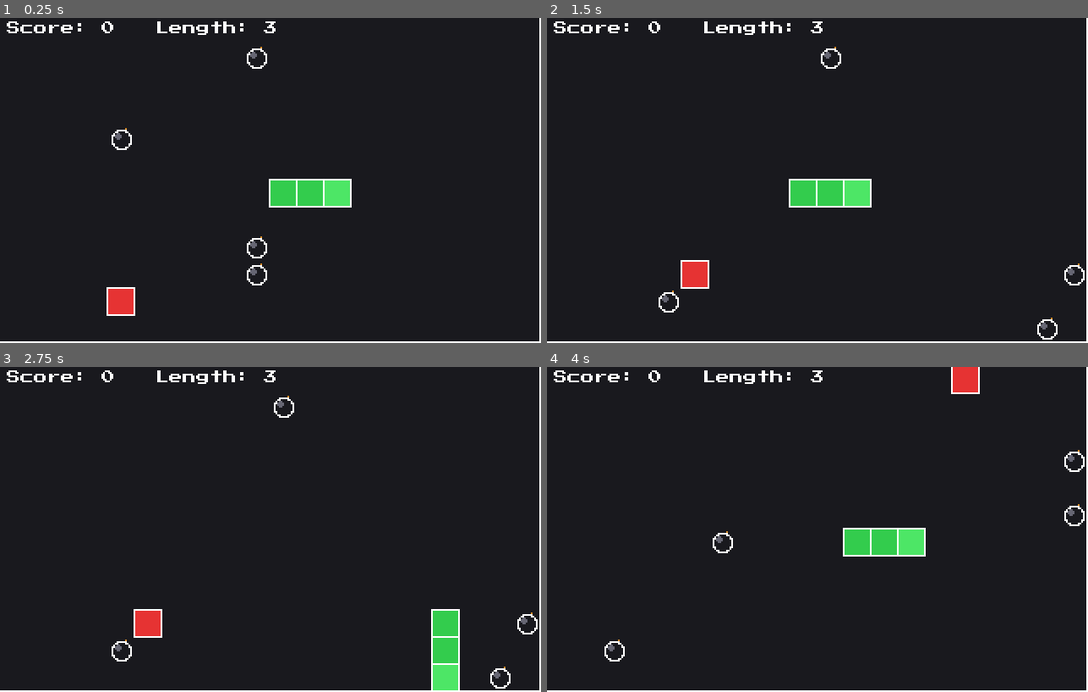
Above: before the commit, frames 1-4 (two rows, left to right).
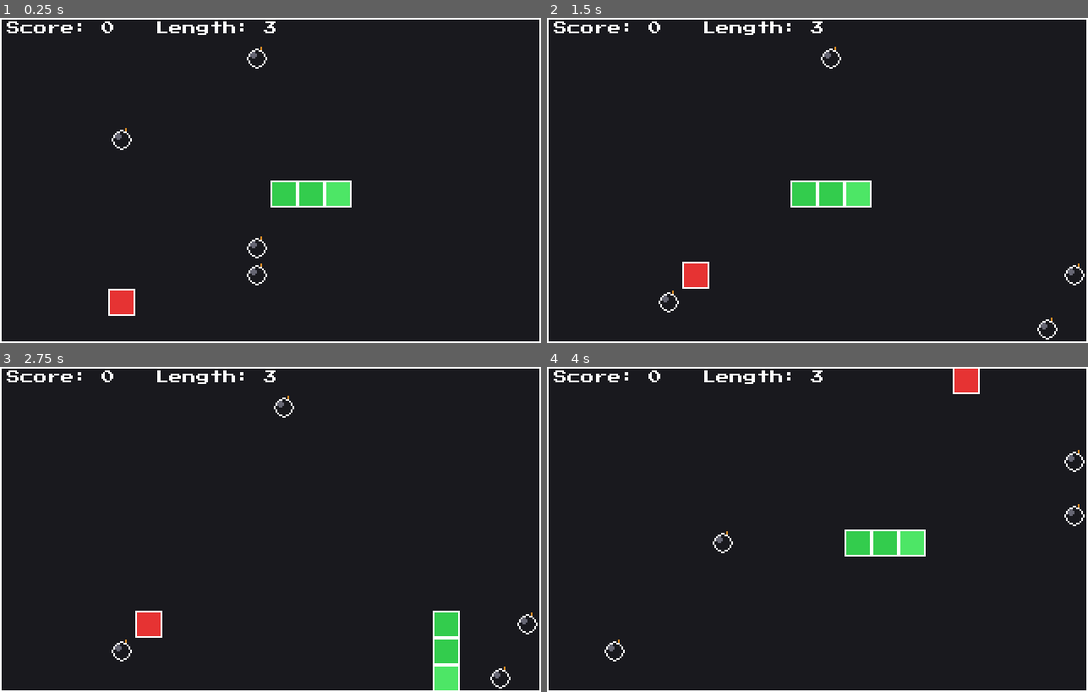
Above: after the commit, the same moments.

Repository: Tassnaz/vibe-code-test
Game: Godot game, scene res://scenes/Game.tscn
Same seed, same stepped clock (60 frames per second), same inputs: the game is played once before the commit and once after it.
Inputs:
- Up to frame 1 (0.25 s): no input
- Up to frame 2 (1.5 s): hold Right (ui_right) 0.53-1.25 s; click "Restart" at 1.25 s
- Up to frame 3 (2.75 s): hold Down (ui_down) from 2.03 s (still down)
- Up to frame 4 (4 s): release Down (ui_down) at 2.78 s; hold Right (ui_right) 2.78-3.5 s; click "Restart" at 3.5 s

The runs differ from the first frame. In frame 1, 1.4% of the frame differs, in the area x 0-100%, y 0-100%; in frame 2, 1.4%; in frame 3, 1.4%; in frame 4, 1.4%.

Commit message:
Fix outlines being clipped on the top/left edges
draw_rect's unfilled stroke is centered on the rect boundary, so any
rect sitting at the canvas origin (the board border, and any snake
segment/food in row/column 0) had half its top and left stroke
rasterized off-screen while the bottom/right half stayed visible.
Insetting every outline rect (and the bomb ring) by half the stroke
width keeps the whole stroke on-screen on all four sides.

Co-Authored-By: Claude Sonnet 5 <noreply@anthropic.com>

Diff:
--- a/scripts/game.gd
+++ b/scripts/game.gd
@@ -241,28 +241,37 @@
 
 	queue_redraw()
 
+# A stroke centered exactly on a rect drawn at the canvas origin gets half its width
+# clipped off-screen on the top/left, while the bottom/right edges stay fully visible.
+# Insetting the stroke rect by half the width keeps it entirely on-screen on all sides.
+func _draw_outlined_rect(rect: Rect2) -> void:
+	var inset := OUTLINE_WIDTH * 0.5
+	var outline_rect := Rect2(rect.position + Vector2(inset, inset), rect.size - Vector2(OUTLINE_WIDTH, OUTLINE_WIDTH))
+	draw_rect(outline_rect, OUTLINE_COLOR, false, OUTLINE_WIDTH)
+
 func _draw() -> void:
 	var board_rect := Rect2(Vector2.ZERO, Vector2(GRID_WIDTH, GRID_HEIGHT) * CELL_SIZE)
 	draw_rect(board_rect, BG_COLOR)
-	draw_rect(board_rect, OUTLINE_COLOR, false, OUTLINE_WIDTH)
+	_draw_outlined_rect(board_rect)
 
 	var food_color := BONUS_COLOR if food_is_bonus else FOOD_COLOR
 	var food_rect := Rect2(Vector2(food_pos) * CELL_SIZE, Vector2(CELL_SIZE, CELL_SIZE))
 	draw_rect(food_rect, food_color)
-	draw_rect(food_rect, OUTLINE_COLOR, false, OUTLINE_WIDTH)
+	_draw_outlined_rect(food_rect)
 
 	for bomb in bombs:
 		var center := Vector2(bomb) * CELL_SIZE + Vector2(CELL_SIZE, CELL_SIZE) * 0.5
+		var radius := CELL_SIZE * 0.35
 		draw_line(center, center + Vector2(3.0, -CELL_SIZE * 0.4), BOMB_FUSE_COLOR, 1.5)
-		draw_circle(center, CELL_SIZE * 0.35, BOMB_COLOR)
+		draw_circle(center, radius, BOMB_COLOR)
 		draw_circle(center - Vector2(2.0, 2.0), CELL_SIZE * 0.1, BOMB_HIGHLIGHT_COLOR)
-		draw_circle(center, CELL_SIZE * 0.35, OUTLINE_COLOR, false, OUTLINE_WIDTH)
+		draw_circle(center, radius - OUTLINE_WIDTH * 0.5, OUTLINE_COLOR, false, OUTLINE_WIDTH)
 
 	for i in range(body.size()):
 		var color := HEAD_COLOR if i == 0 else SNAKE_COLOR
 		var seg_rect := Rect2(Vector2(body[i]) * CELL_SIZE, Vector2(CELL_SIZE, CELL_SIZE))
 		draw_rect(seg_rect, color)
-		draw_rect(seg_rect, OUTLINE_COLOR, false, OUTLINE_WIDTH)
+		_draw_outlined_rect(seg_rect)
 
 	for spark in sparks:
 		var t: float = spark.life / spark.max_life
